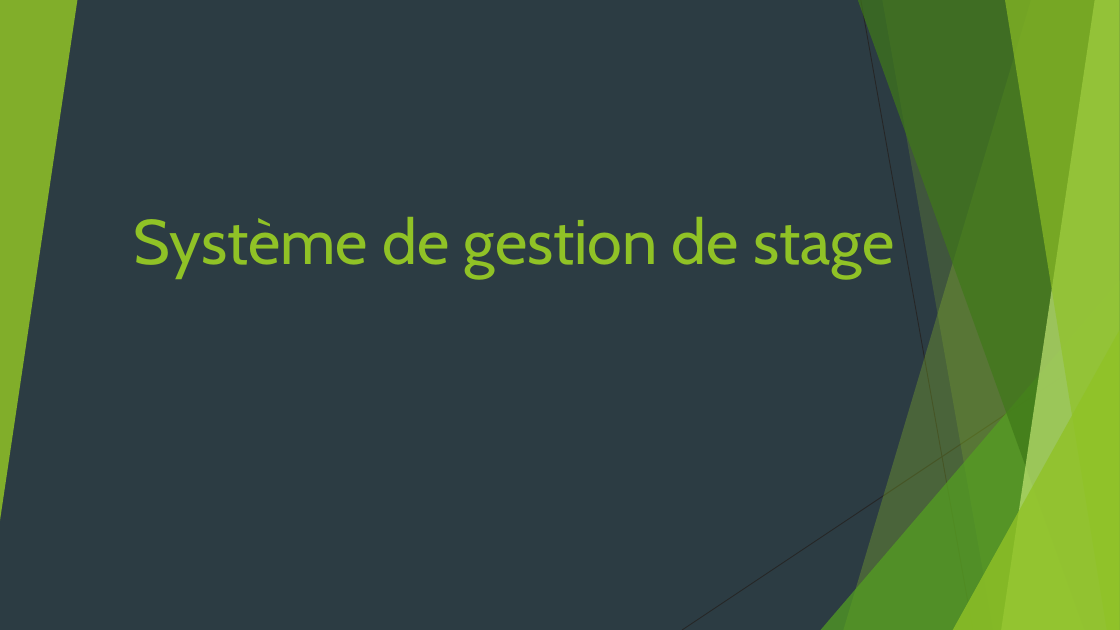
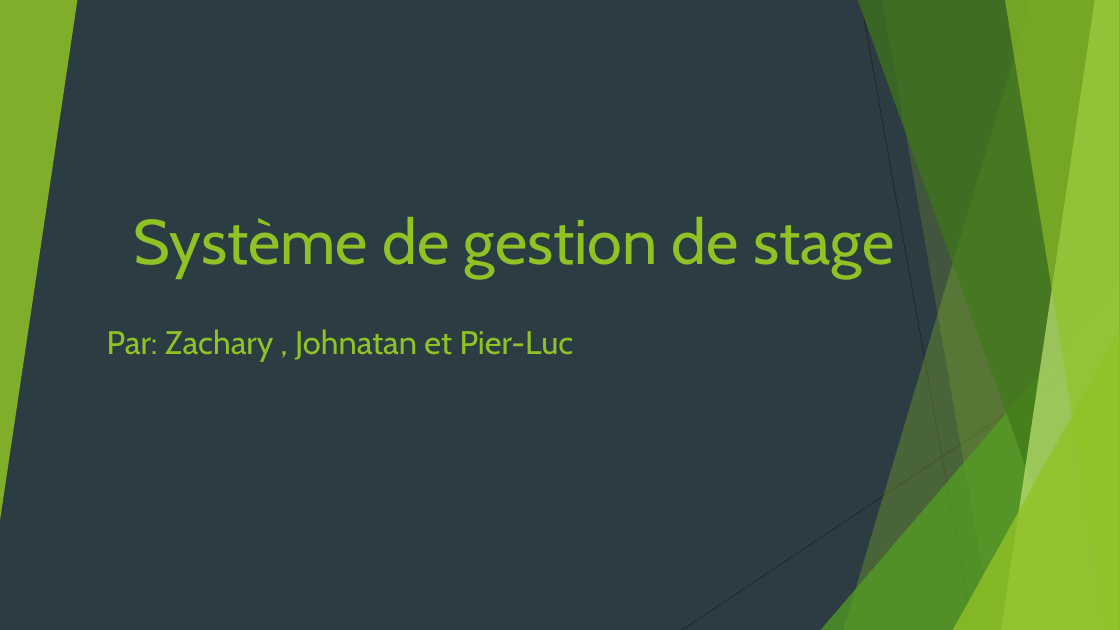
Before and after one commit to zacouse/GestionStages, a slide deck: slide 1 of Documentation/Presentation.pptx. Drawn at 1120x630 pixels with LibreOffice and Linux fonts; fonts in the diff are those of the drawing. Boxes give left, top, right and bottom in pixels: in the first picture for what was removed or moved away, otherwise in the second. Text is boxed around its words. In the diff, an @@ line names an element or a change of style, - is before the commit and + after.

```diff
--- a/Documentation/Presentation.pptx
+++ b/Documentation/Presentation.pptx
@@ text added at bbox=[107, 329, 574, 362], 28 pt, text #90C226 @@
+Par: Zachary , Johnatan et Pier-Luc
```
Also in this commit, not shown: 2 other slides changed.
